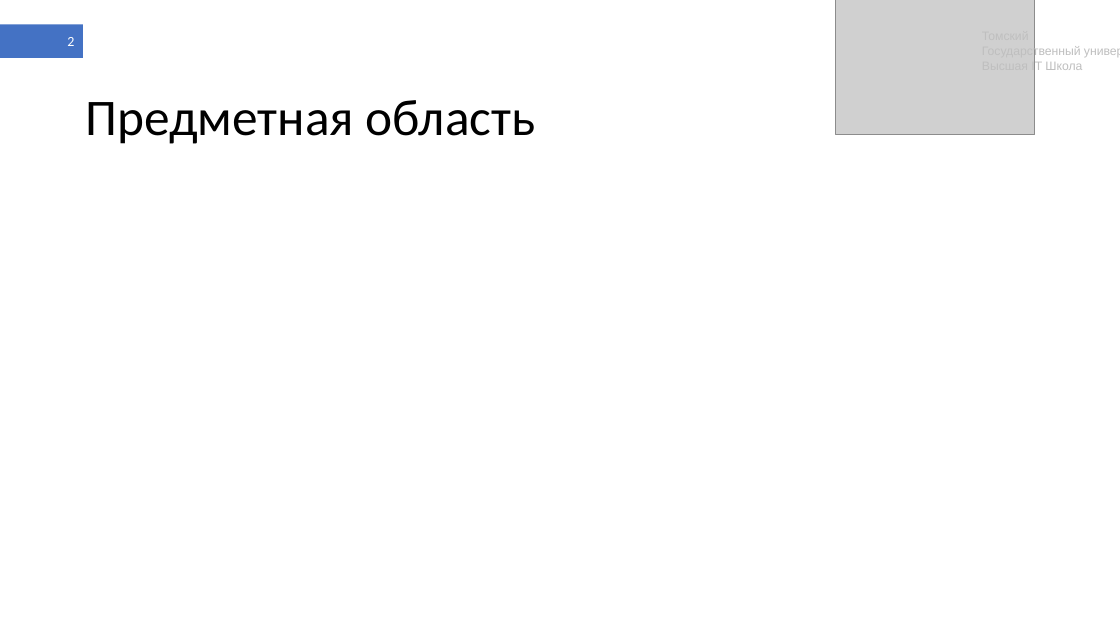
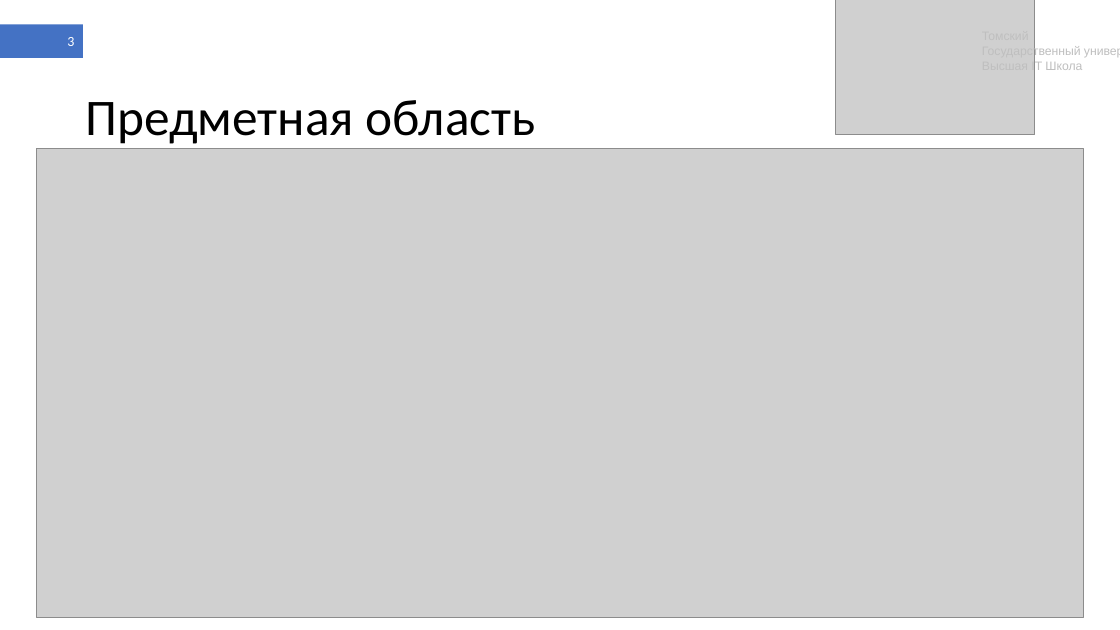
Before and after one commit to shameoff/GraduateWork, a slide deck: slide 3 of Презентация ВКР (в шаблоне).pptx (slide 2 before the commit). Drawn at 1120x630 pixels with LibreOffice and Linux fonts; fonts in the diff are those of the drawing; grey boxes stand for pictures. Boxes give left, top, right and bottom in pixels: in the first picture for what was removed or moved away, otherwise in the second. Text is boxed around its words. In the diff, an @@ line names an element or a change of style, - is before the commit and + after.

```diff
--- a/Презентация ВКР (в шаблоне).pptx
+++ b/Презентация ВКР (в шаблоне).pptx
@@ page number at (x1=67, y1=37, x2=74, y2=46): text changed @@
-2
+3
@@ picture added at (x1=37, y1=149, x2=1084, y2=618) @@
```
Also in this commit, not shown: 5 other slides changed, 7 slides added, 6 other files.
